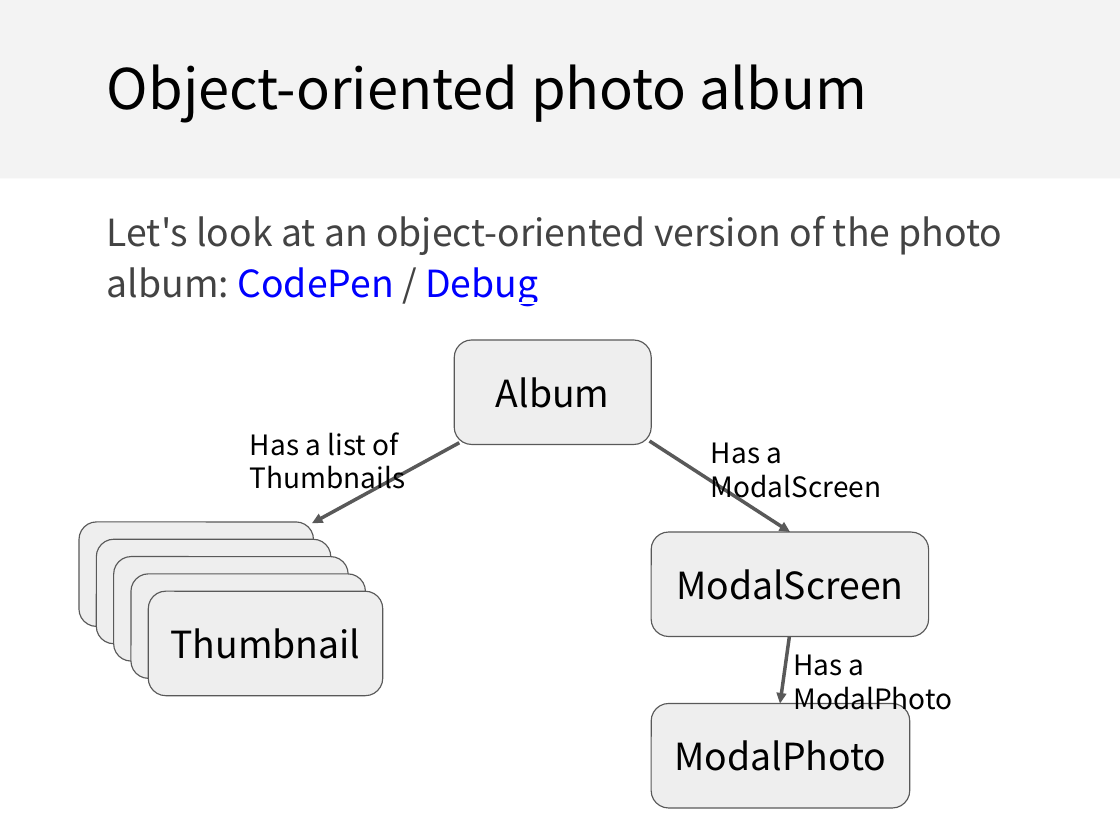
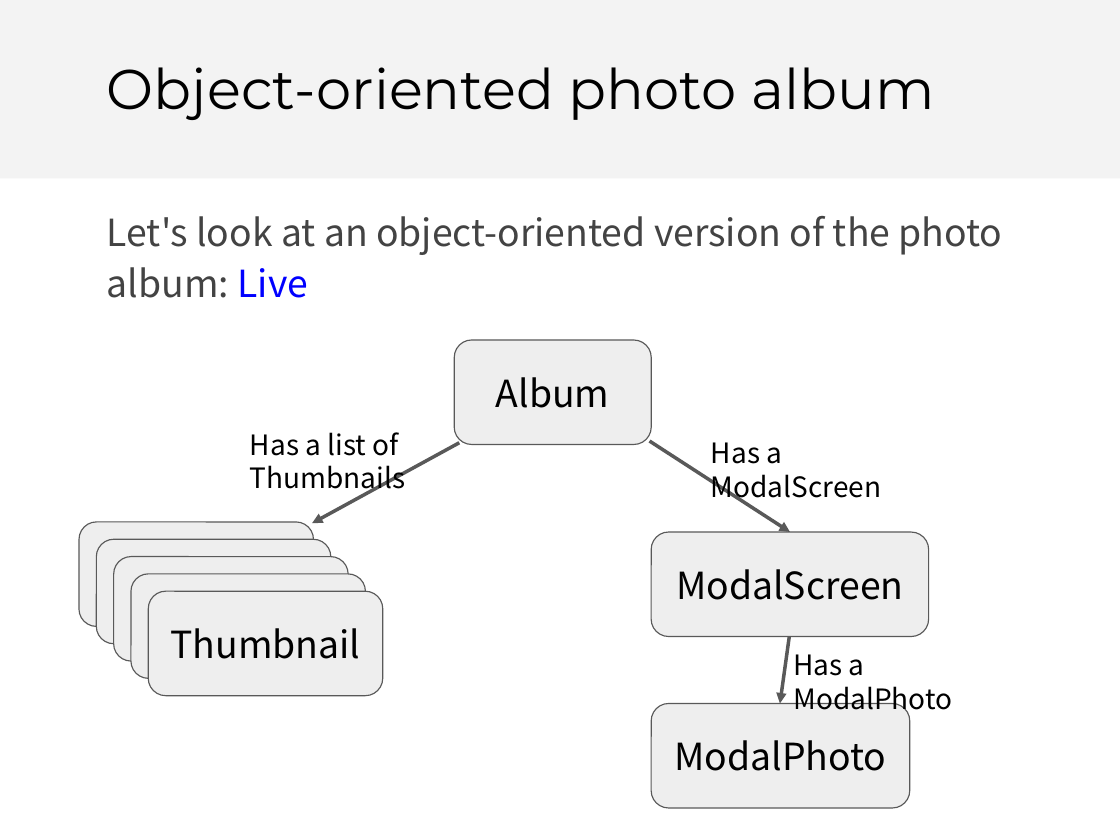
Before and after one commit to fullstackccu/fullstackccu.github.io, a slide deck: slide 54 of lectures/13/lecture13.pptx. Drawn at 1120x840 pixels with LibreOffice and Linux fonts; fonts in the diff are those of the drawing. Boxes give left, top, right and bottom in pixels: in the first picture for what was removed or moved away, otherwise in the second. Text is boxed around its words. In the diff, an @@ line names an element or a change of style, - is before the commit and + after.

```diff
--- a/lectures/13/lecture13.pptx
+++ b/lectures/13/lecture13.pptx
@@ text "Object-oriented photo album" at (107, 67, 934, 120): font Noto Sans CJK SC to Montserrat @@
@@ text at (107, 216, 1003, 298): text changed @@
-Let's look at an object-oriented version of the photo album: CodePen / Debug
+Let's look at an object-oriented version of the photo album: Live
```
Also in this commit, not shown: 5 other slides changed, 1 other file.
